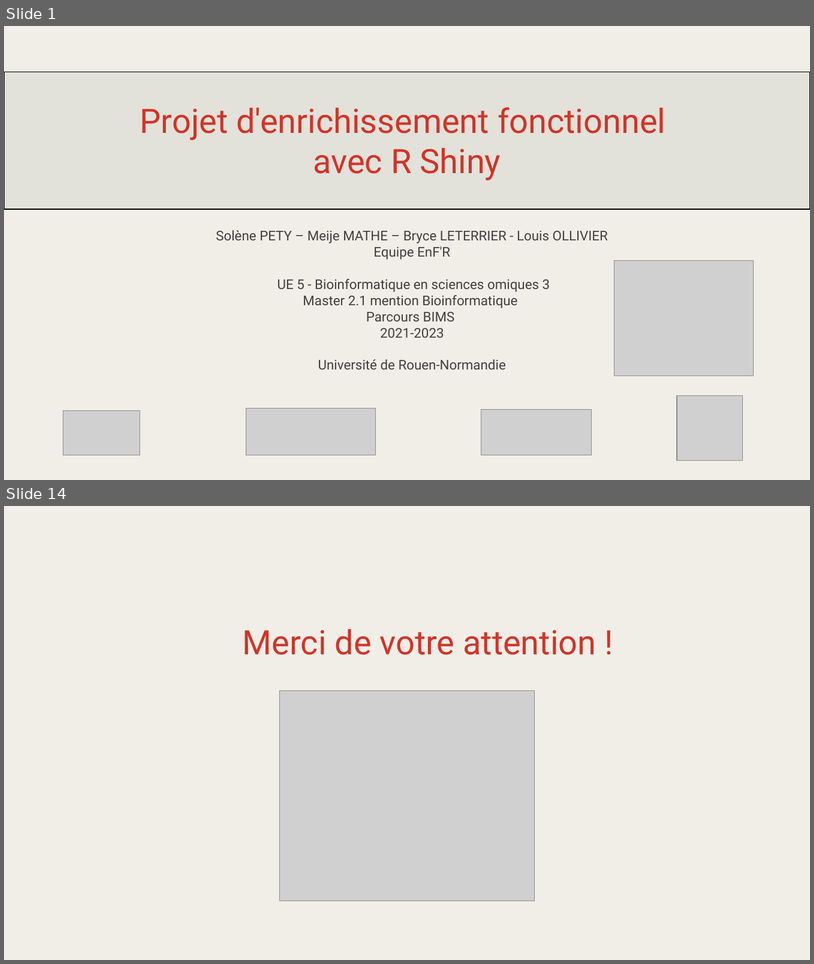
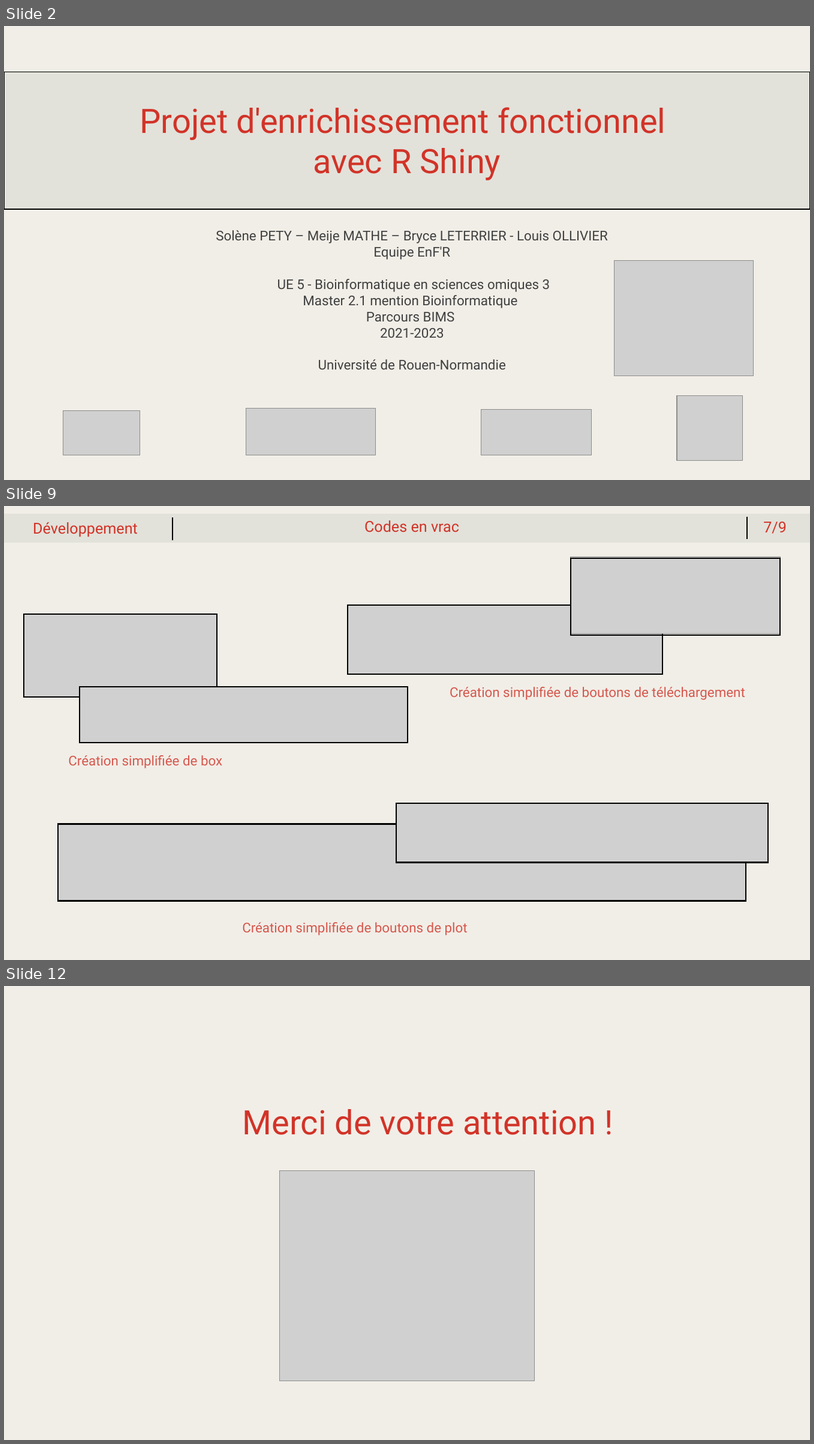
Before and after one commit to meijemathe/projet_enrichissement_fonctionnel, a slide deck: Projet_enrichissement_shiny.pptx. Shown one above the other, each under a label of ours: slides 1 and 14 before the commit, slides 2, 9 and 12 after it; the slides between them are not shown. The pictures are 814x964 and 814x1444 pixels, drawn with LibreOffice and Linux fonts; fonts in the diff are those of the drawing; grey boxes stand for pictures. Boxes give left, top, right and bottom in pixels: in the first picture for what was removed or moved away, otherwise in the second. Text is boxed around its words. In the diff, an @@ line names an element or a change of style, - is before the commit and + after.

```diff
--- a/Projet_enrichissement_shiny.pptx
+++ b/Projet_enrichissement_shiny.pptx
@@ slide 9 added at box(4, 506, 810, 960), background #FFFFFF @@
@@ rectangle added at box(4, 506, 810, 960), fill #F1EEE7, outline #F1EEE7 1 pt @@
@@ text added at box(33, 522, 138, 537), 18 pt, text #D23328 @@
+Développement
@@ group added at box(4, 514, 810, 543): 2 lines, 2 texts, 1 rectangle @@
+Codes en vrac
+7/9
@@ group added at box(23, 613, 408, 768): 2 pictures, 2 rectangles, 1 text @@
+Création simplifiée de box
@@ group added at box(348, 557, 781, 700): 2 pictures, 2 rectangles, 1 text @@
+Création simplifiée de boutons de téléchargement
@@ group added at box(58, 803, 769, 900): 2 pictures, 2 rectangles @@
@@ text added at box(242, 922, 468, 935), 16 pt, text #D6584E @@
+Création simplifiée de boutons de plot
@@ what was slide 1 is now slide 2 @@
@@ what was slide 14 is now slide 12 @@
```
Also in this commit, not shown: 9 slides changed, 3 slides removed.
